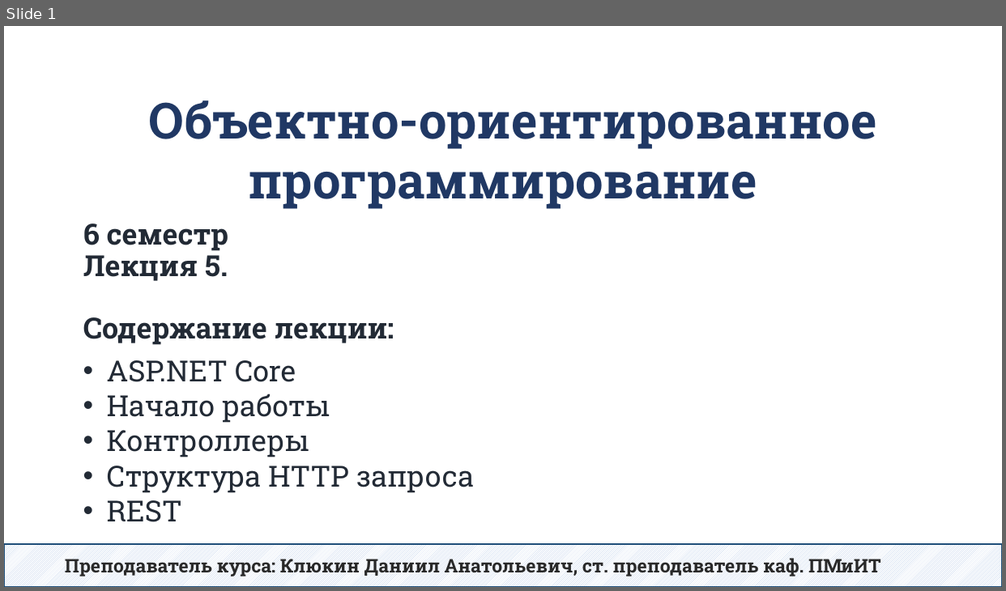
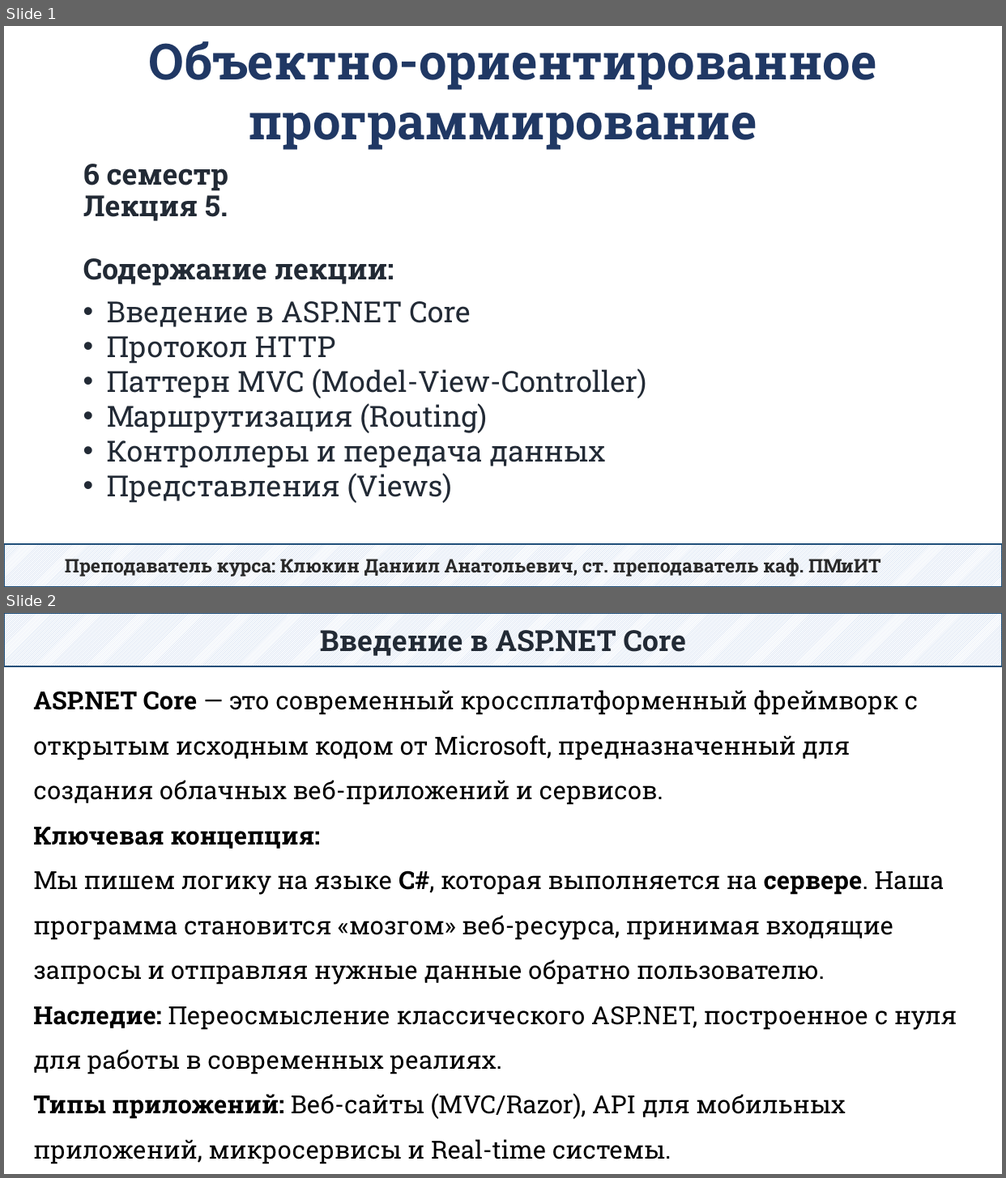
Before and after one commit to DaniilKlyukin/OOP-6, a slide deck: Лекции/ООП 2 лек 5.pptx. Shown one above the other, each under a label of ours: slide 1 before the commit, slides 1 and 2 after it. The pictures are 1006x591 and 1006x1178 pixels, drawn with LibreOffice and Linux fonts; fonts in the diff are those of the drawing. Boxes give left, top, right and bottom in pixels: in the first picture for what was removed or moved away, otherwise in the second. Text is boxed around its words. In the diff, an @@ line names an element or a change of style, - is before the commit and + after.

```diff
--- a/Лекции/ООП 2 лек 5.pptx
+++ b/Лекции/ООП 2 лек 5.pptx
@@ slide 2 added at (x1=4, y1=613, x2=1002, y2=1174), background #FFFFFF @@
@@ rectangle added at (x1=4, y1=613, x2=1002, y2=667), fill pattern #B4C7E7 on #FFFFFF, outline #1F4E79 1.25 pt, 28 pt, text #222A35, bold @@
+Введение в ASP.NET Core
@@ text added at (x1=33, y1=690, x2=957, y2=1165), 24 pt, text #000000 @@
+ASP.NET Core — это современный кроссплатформенный фреймворк с открытым исходным кодом от Microsoft, предназначенный для создания облачных веб-приложений и сервисов.
+Ключевая концепция:
+Мы пишем логику на языке C#, которая выполняется на сервере. Наша программа становится «мозгом» веб-ресурса, принимая входящие запросы и отправляя нужные данные обратно пользователю.
+Наследие: Переосмысление классического ASP.NET, построенное с нуля для работы в современных реалиях.
+Типы приложений: Веб-сайты (MVC/Razor), API для мобильных приложений, микросервисы и Real-time системы.
@@ slide 1 changed as well @@
@@ text "Объектно-ориентированное программирование" moved from (x1=149, y1=101, x2=877, y2=209) to (x1=149, y1=41, x2=877, y2=150) @@
@@ title "6 семестр Лекция 5. Содержание ..." moved from (x1=83, y1=224, x2=394, y2=345) to (x1=83, y1=164, x2=394, y2=286) @@
@@ text at (x1=107, y1=301, x2=647, y2=503): text changed @@
-• ASP.NET Core
-• Начало работы
-• Контроллеры
-• Структура HTTP запроса
-• REST
+• Введение в ASP.NET Core
+• Протокол HTTP
+• Паттерн MVC (Model-View-Controller)
+• Маршрутизация (Routing)
+• Контроллеры и передача данных
+• Представления (Views)
```
Also in this commit, not shown: 1 other slide changed, 33 other slides added, 50 slides removed.
